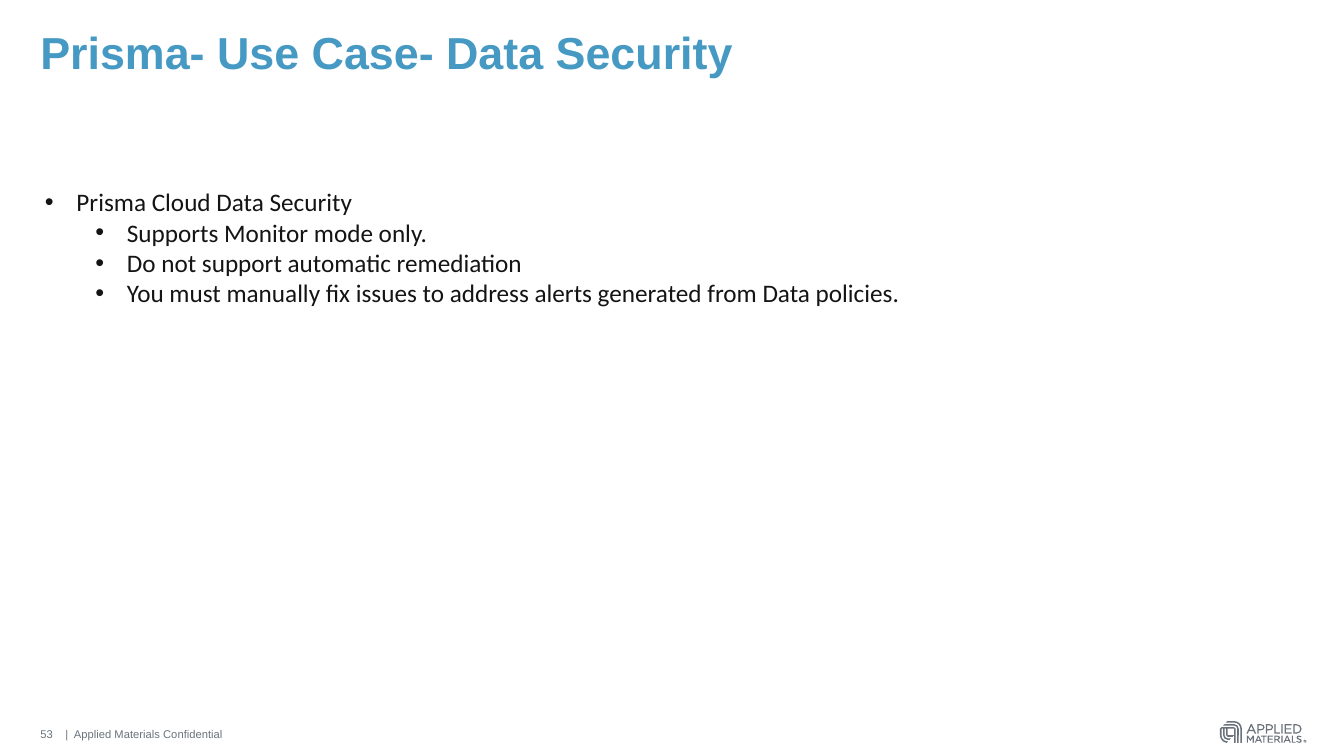
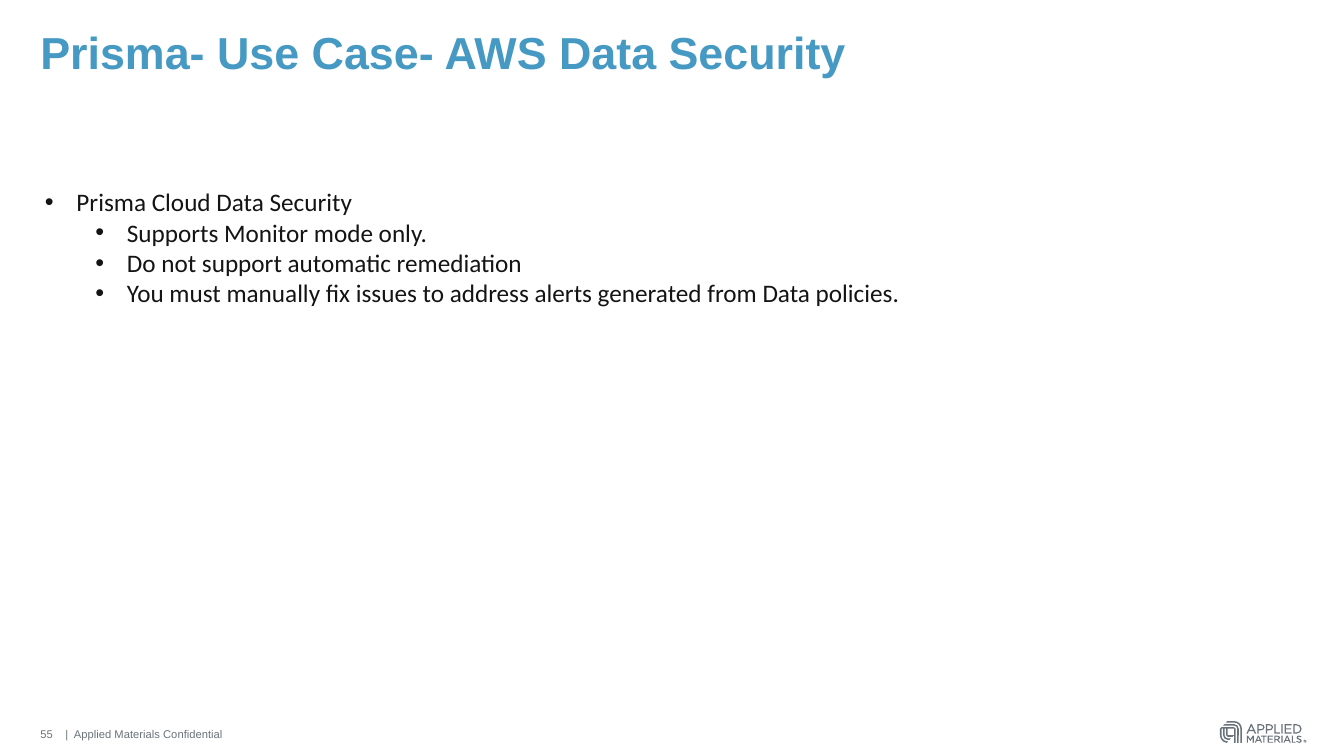
Before and after one commit to hmahajanHM/mytestrepo, a slide deck: slide 55 of AWS Guard Duty & Azure Security Center.pptx (slide 53 before the commit). Drawn at 1344x756 pixels with LibreOffice and Linux fonts; fonts in the diff are those of the drawing. Boxes give left, top, right and bottom in pixels: in the first picture for what was removed or moved away, otherwise in the second. Text is boxed around its words. In the diff, an @@ line names an element or a change of style, - is before the commit and + after.

```diff
--- a/AWS Guard Duty & Azure Security Center.pptx
+++ b/AWS Guard Duty & Azure Security Center.pptx
@@ title at (x1=40, y1=36, x2=846, y2=78): text changed @@
-Prisma- Use Case- Data Security
+Prisma- Use Case- AWS Data Security
@@ page number at (x1=40, y1=730, x2=52, y2=738): text changed @@
-53
+55
```
Also in this commit, not shown: 1 other slide changed, 2 slides added, 1 slide removed.
